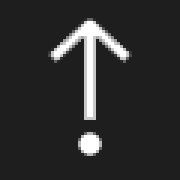
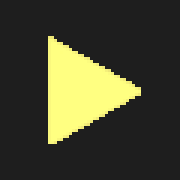
Before/after of a 180 × 180 layered artwork. What changed in the layer stack:
hid "debug_stepout" over box(48, 18, 132, 156)
added layer "debug_continue" above "debug_debug" over box(48, 36, 141, 144)
